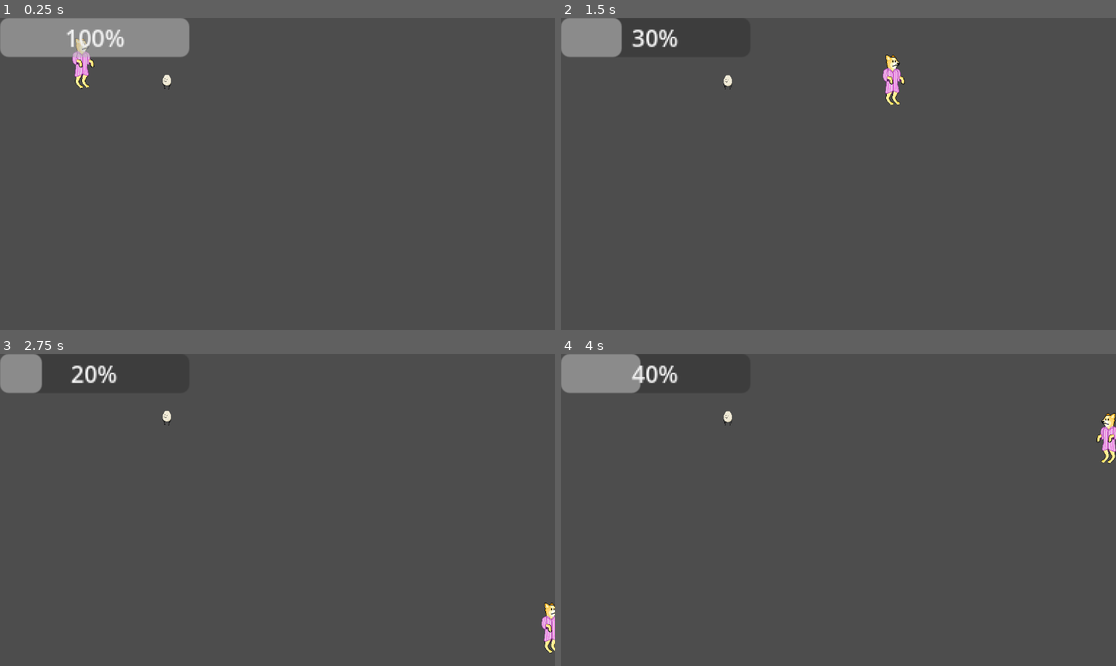
Above: before the commit, frames 1-4 (two rows, left to right).
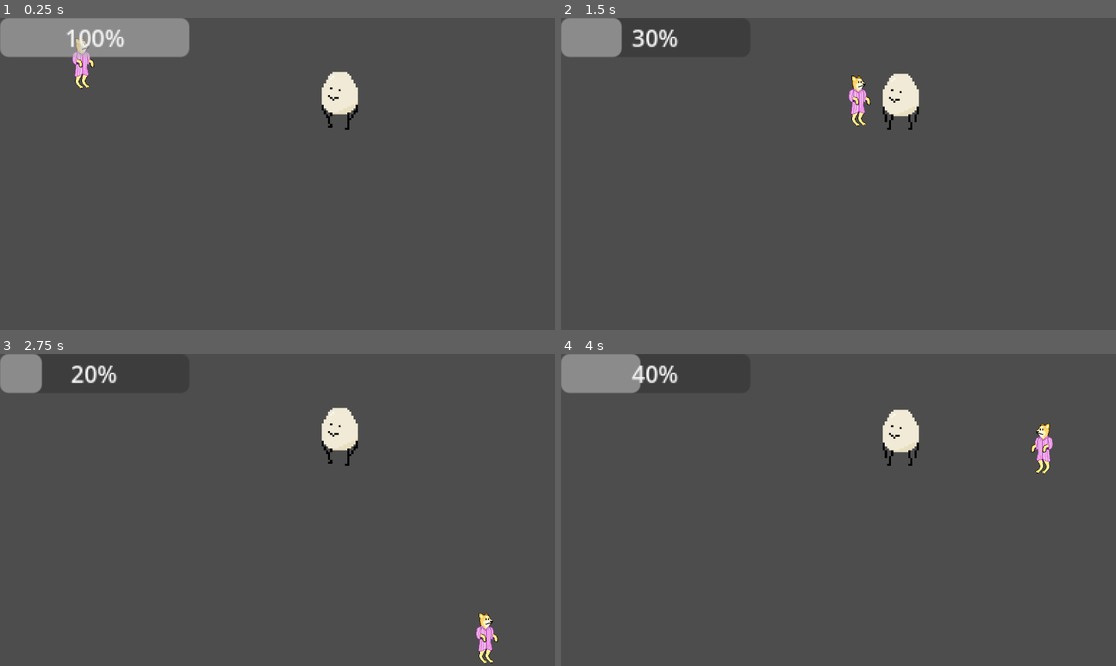
Above: after the commit, the same moments.

Repository: RapidOnGfuel/Allergies
Game: Godot game, scene res://Level_1.tscn
Two runs of this game, one before a commit and one after it. Both use one fixed random seed, a clock stepped at 60 frames per second and the inputs below. The project has no main scene, so this scene is started directly.
Inputs:
- Up to frame 1 (0.25 s): no input
- Up to frame 2 (1.5 s): hold Right (ui_right) 0.53-1.28 s; hold Shift (Sprint) 0.53-1.28 s; hold Down (ui_down) from 1.28 s (still down); tap Shift (Sprint) at 1.35 s
- Up to frame 3 (2.75 s): release Down (ui_down) at 2.03 s; hold Right (ui_right) from 2.03 s (still down); hold Shift (Sprint) from 2.03 s (still down)
- Up to frame 4 (4 s): release Right (ui_right) at 2.78 s; release Shift (Sprint) at 2.78 s; hold Up (ui_up) 2.78-3.53 s; tap Shift (Sprint) at 2.85 s; hold Left (ui_left) from 3.53 s (still down); hold Shift (Sprint) from 3.53 s (still down)

The runs differ from the first frame. In frame 1, 0.9% of the frame differs, in the area x 29-65%, y 17-36%; in frame 2, 1.4%; in frame 3, 1.5%; in frame 4, 1.6%, in the area x 29-100%, y 17-39%.

Commit message:
nut enemy issues

Diff:
--- a/Level_1.tscn
+++ b/Level_1.tscn
@@ -1,13 +1,13 @@
 [gd_scene load_steps=3 format=3 uid="uid://ci2ua5u0ohu3"]
 
 [ext_resource type="PackedScene" uid="uid://dy3ayids37gnc" path="res://player.tscn" id="1_dt2eu"]
-[ext_resource type="PackedScene" uid="uid://g7jg1iaxeyjv" path="res://nut_enemy.tscn" id="2_2t5mh"]
+[ext_resource type="PackedScene" uid="uid://b0b8j4fxe430r" path="res://nut_enemy.tscn" id="2_4w4ru"]
 
 [node name="Node2D" type="Node2D"]
 
 [node name="Player" parent="." instance=ExtResource("1_dt2eu")]
 position = Vector2(172, 85)
-collision_layer = 1
 
-[node name="NutEnemy" parent="." instance=ExtResource("2_2t5mh")]
-position = Vector2(346, 133)
+[node name="NutEnemy" parent="." instance=ExtResource("2_4w4ru")]
+position = Vector2(703, 172)
+scale = Vector2(4.4, 4)
--- a/nut_enemy.gd
+++ b/nut_enemy.gd
@@ -1,24 +1,38 @@
 extends CharacterBody2D
 
-var speed = 50
+var speed = 250
 var player_chase = false
 var player = null
+var idle_timer = 0
+var chasing_after_idle = false
 
 func _physics_process(delta):
 	if player_chase:
 		position += (player.position - position).normalized() * speed * delta
 		$AnimatedSprite2D.play("walking")
 
-		if(player.position.x - position.x) < 0:
-			$AnimatedSprite2D.flip_h = false
+
+		$AnimatedSprite2D.flip_h = player.position.x > position.x
+	else:
+		if chasing_after_idle:
+			idle_timer -= delta
+			print(int(idle_timer))
+
+			if idle_timer <= 0:
+				chasing_after_idle = false
+				player_chase = true
+				print("Chasing!")
 		else:
-			$AnimatedSprite2D.flip_h = true
-	else:
-		$AnimatedSprite2D.play("idle")
+			$AnimatedSprite2D.play("idle")
+
 func _on_detection_area_body_entered(body):
 	player = body
-	player_chase = true
+	player_chase = false
+	idle_timer = 5
+	chasing_after_idle = true
+	print(int(idle_timer))
 
 func _on_detection_area_body_exited(body):
 	player = null
 	player_chase = false
+	chasing_after_idle = false
--- a/player.gd
+++ b/player.gd
@@ -10,9 +10,6 @@
 var stamina = 100
 var sprinting = false
 var oneTimeSprint = true
-
-func _ready():
-	Global.setPlayerReference(self)
 
 func _physics_process(delta):
 	print(max_speed)
--- a/project.godot
+++ b/project.godot
@@ -14,14 +14,6 @@
 config/features=PackedStringArray("4.3", "Forward Plus")
 config/icon="res://icon.svg"
 
-[autoload]
-
-Global="*res://Global.gd"
-
-[display]
-
-window/size/mode=3
-
 [global_group]
 
 player=""
Not shown: 1 places in nut_enemy.tscn that only renumber resources
